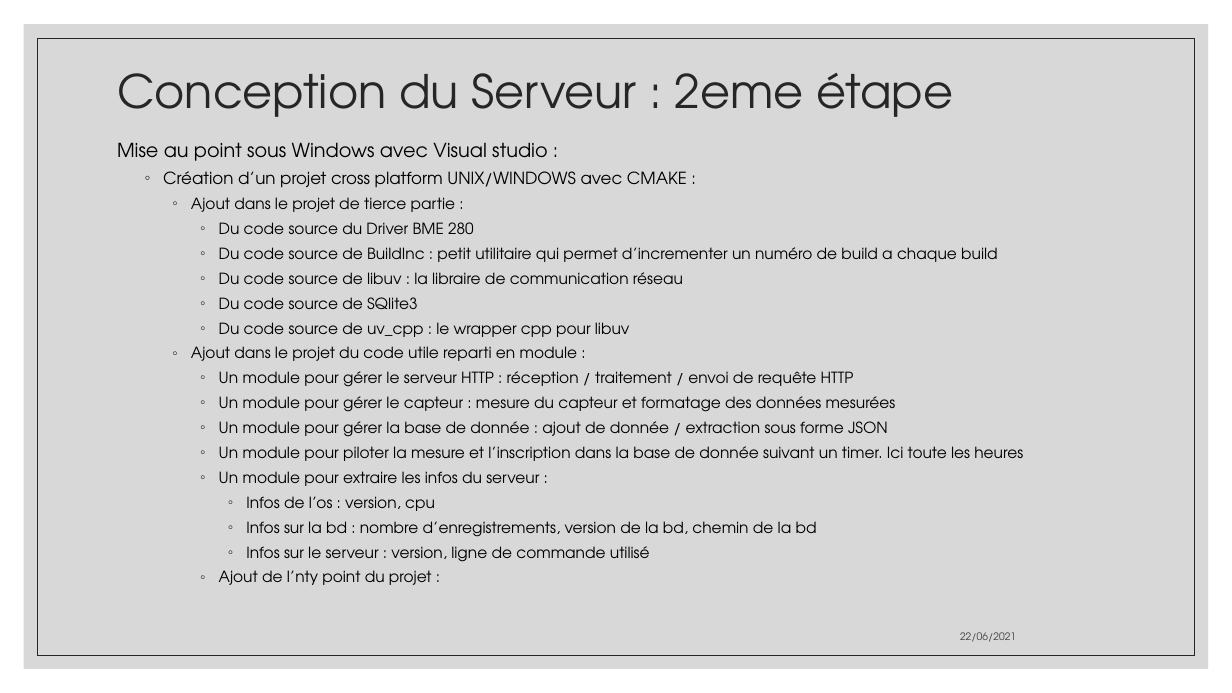
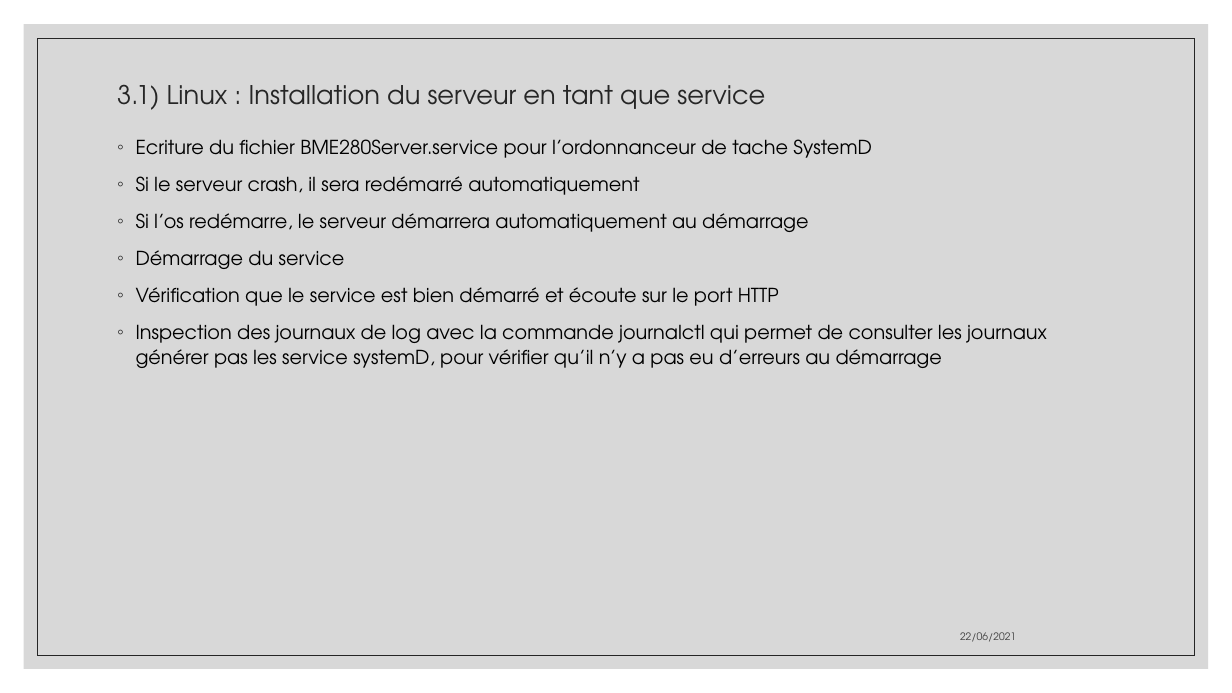
Before and after one commit to aiekick/ProjectStationMeteo, a slide deck: slide 34 of doc/StationMeteo_Soutenance_Stephane.pptx (slide 31 before the commit). Drawn at 1232x693 pixels with LibreOffice and Linux fonts; fonts in the diff are those of the drawing. Boxes give left, top, right and bottom in pixels: in the first picture for what was removed or moved away, otherwise in the second. Text is boxed around its words. In the diff, an @@ line names an element or a change of style, - is before the commit and + after.

Commit message:
[UPD] : update du ppt presentation du projet descriptif de la partie serveur

```diff
--- a/doc/StationMeteo_Soutenance_Stephane.pptx
+++ b/doc/StationMeteo_Soutenance_Stephane.pptx
@@ title at (117,84,765,110): text changed; size 36 to 20 pt @@
-Conception du Serveur : 2eme étape
+3.1) Linux : Installation du serveur en tant que service
@@ text at (136,139,1047,368): text changed; size 12 to 15 pt @@
-Mise au point sous Windows avec Visual studio :
-  ◦ Création d’un projet cross platform UNIX/WINDOWS avec CMAKE :
-    ◦ Ajout dans le projet de tierce partie :
-      ◦ Du code source du Driver BME 280
-      ◦ Du code source de BuildInc : petit utilitaire qui permet d’incrementer un numéro de build a chaque build
-      ◦ Du code source de libuv : la libraire de communication réseau
-      ◦ Du code source de SQlite3
-      ◦ Du code source de uv_cpp : le wrapper cpp pour libuv
-    ◦ Ajout dans le projet du code utile reparti en module :
-      ◦ Un module pour gérer le serveur HTTP : réception / traitement / envoi de requête HTTP
-      ◦ Un module pour gérer le capteur : mesure du capteur et formatage des données mesurées
-      ◦ Un module pour gérer la base de donnée : ajout de donnée / extraction sous forme JSON
-      ◦ Un module pour piloter la mesure et l’inscription dans la base de donnée suivant un timer. Ici toute les heures
-      ◦ Un module pour extraire les infos du serveur :
-        ◦ Infos de l’os : version, cpu
-        ◦ Infos sur la bd : nombre d’enregistrements, version de la bd, chemin de la bd
-        ◦ Infos sur le serveur : version, ligne de commande utilisé
-      ◦ Ajout de l’nty point du projet :
+◦ Ecriture du fichier BME280Server.service pour l’ordonnanceur de tache SystemD
+◦ Si le serveur crash, il sera redémarré automatiquement
+◦ Si l’os redémarre, le serveur démarrera automatiquement au démarrage
+◦ Démarrage du service
+◦ Vérification que le service est bien démarré et écoute sur le port HTTP
+◦ Inspection des journaux de log avec la commande journalctl qui permet de consulter les journaux générer pas les service systemD, pour vérifier qu’il n’y a pas eu d’erreurs au démarrage
```
Also in this commit, not shown: 6 other slides changed, 10 slides added, 3 slides removed.
